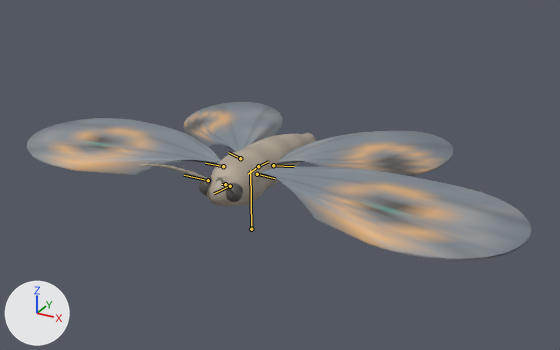
An edit to the glTF model assets/creatures/ashwing/ashwing.glb, drawn before and after from the same camera.
One viewpoint serves both versions: a 50 mm camera at (1.154, -1.908, 1.168) aimed at (0.045, 0.109, 0.159). The axes (+X, +Y, +Z) are drawn at lower left. The lights are the same throughout. The first picture is the older version. The bones that bend it are drawn over the model as lines.

In view in the first picture: 'ashwing'.
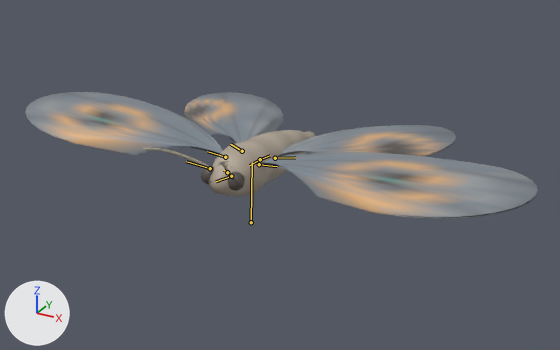
The newer file adds an action. The first version stands in its rest pose; the second is drawn at frame 16 of the action 'idle_b'.

What the commit changed:
Bone 'root' (bone_root) moves from (0.0, 0.0, 0.0) to (0.0, 0.0236, 0.0).
Bone 'root' (bone_root) turns from (0, 0, 0) to (-3, 0, 0) degrees about its own x, y and z.
Bone 'fore_l' (bone_fore_l) turns from (0, 0, 0) to (7, 0, 0) degrees about its own x, y and z.
Bone 'hind_l' (bone_hind_l) turns from (0, 0, 0) to (6, -2, 0) degrees about its own x, y and z.
Bone 'fore_r' (bone_fore_r) turns from (0, 0, 0) to (7, 0, 0) degrees about its own x, y and z.
Bone 'hind_r' (bone_hind_r) turns from (0, 0, 0) to (6, 2, 0) degrees about its own x, y and z.

Changed parts and their boxes [x1, y1, x2, y2] in the pictures (560 x 350 px):
'ashwing', posed (19% shorter): before [27, 102, 531, 260]; after [25, 92, 537, 219]
bone 'root', root to tip: before (251, 229) to (250, 170); after (251, 222) to (252, 162)
bone 'fore_l', root to tip: before (257, 174) to (275, 178); after (259, 164) to (277, 166)
bone 'hind_l', root to tip: before (273, 165) to (294, 166); after (275, 158) to (295, 157)
bone 'fore_r', root to tip: before (223, 166) to (205, 163); after (225, 157) to (207, 151)
bone 'hind_r', root to tip: before (240, 158) to (228, 152); after (242, 151) to (230, 144)
